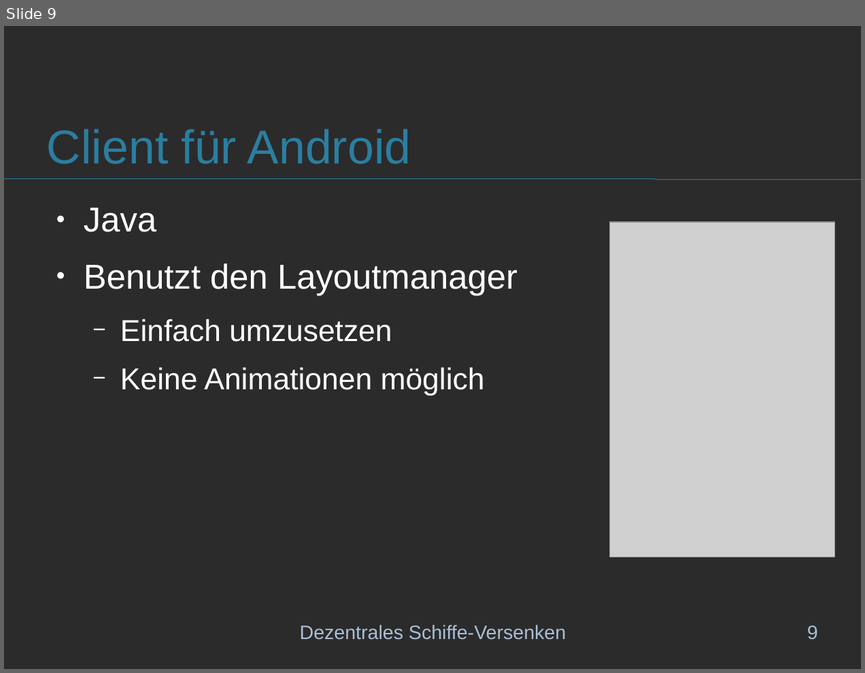
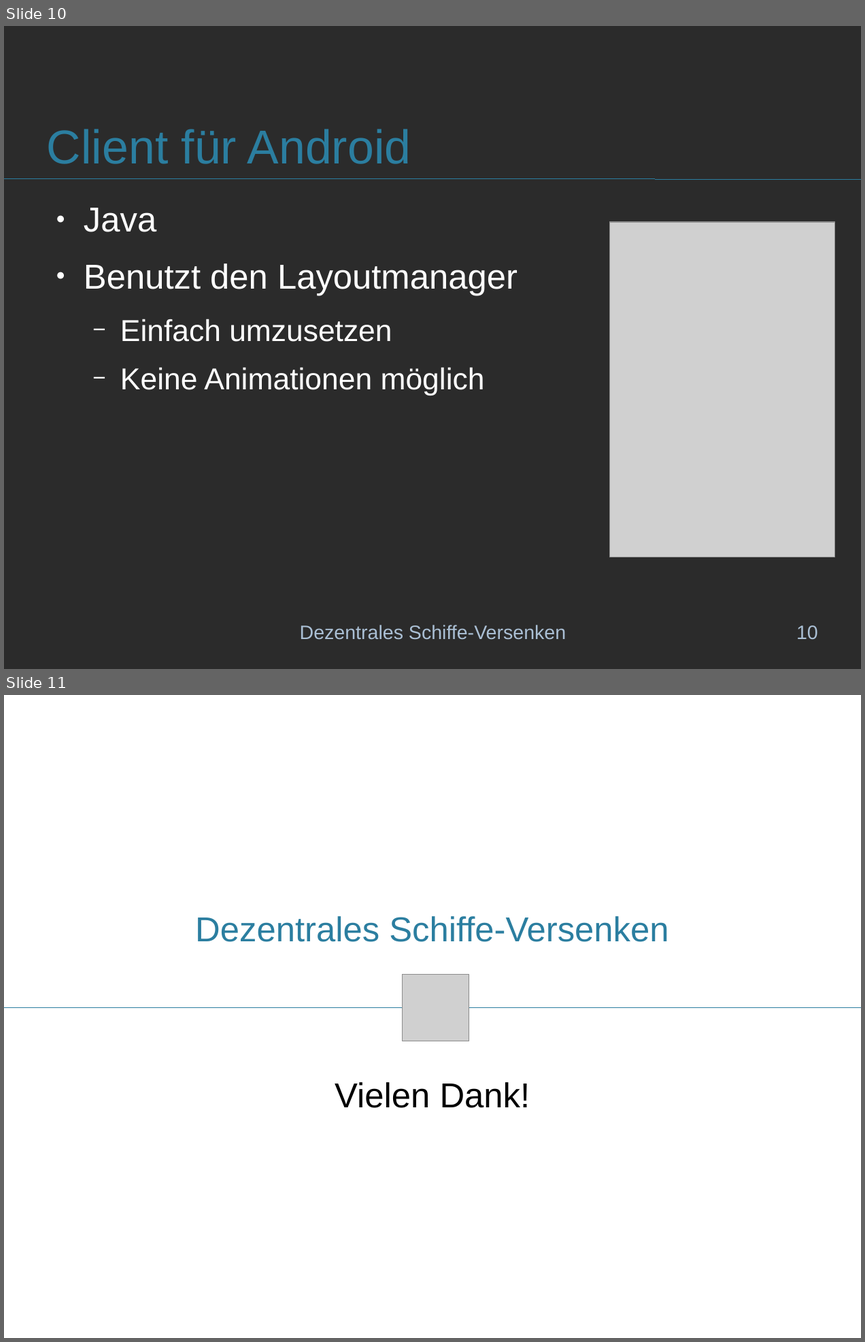
Before and after one commit to schiffchen/documentation, a slide deck: Praesentation/Projektpraesentation.odp. Shown one above the other, each under a label of ours: slide 9 before the commit, slides 10 and 11 after it. The pictures are 865x673 and 865x1342 pixels, drawn with LibreOffice and Linux fonts; fonts in the diff are those of the drawing; grey boxes stand for pictures; background and template pictures are left out; a plain dark background stands for a picture behind light text. Boxes give left, top, right and bottom in pixels: in the first picture for what was removed or moved away, otherwise in the second. Text is boxed around its words. In the diff, an @@ line names an element or a change of style, - is before the commit and + after.

```diff
--- a/Praesentation/Projektpraesentation.odp
+++ b/Praesentation/Projektpraesentation.odp
@@ slide 11 added at box(4, 695, 861, 1338), background picture (left out) @@
@@ subtitle added at box(195, 916, 668, 1108), 32 pt, text #2B7EA0 @@
+Dezentrales Schiffe-Versenken
+Vielen Dank!
@@ picture added at box(402, 974, 469, 1041) @@
@@ line added from (4, 1008) to (861, 1008), #2B7EA0 0 pt @@
@@ what was slide 9 is now slide 10 @@
@@ page number at box(796, 625, 818, 639): text changed @@
-9
+10
```
Also in this commit, not shown: 3 slides changed, 1 other slide added.
